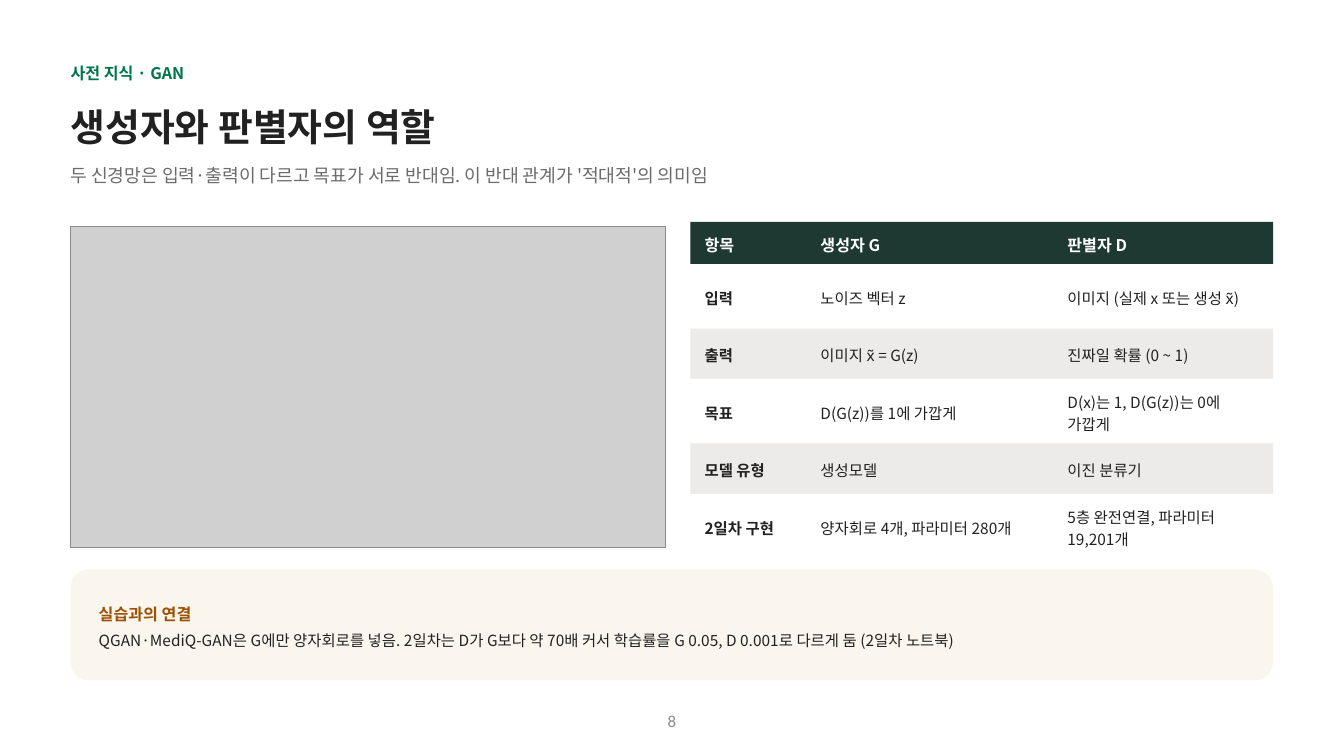
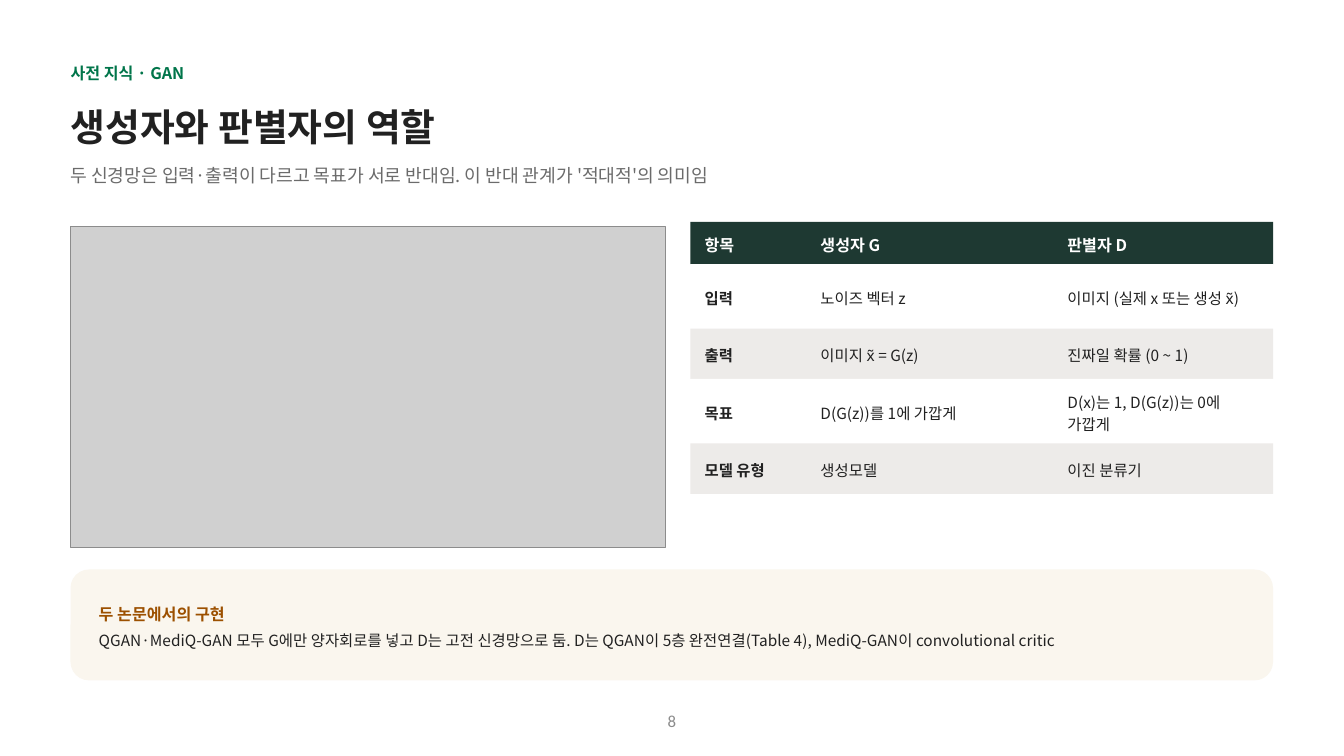
Before and after one commit to hyunhp/skin_disease_qml, a slide deck: slide 8 of practice/day1_slides/day1_theory_slides.pptx. Drawn at 1344x756 pixels with LibreOffice and Linux fonts; fonts in the diff are those of the drawing; grey boxes stand for pictures. Boxes give left, top, right and bottom in pixels: in the first picture for what was removed or moved away, otherwise in the second. Text is boxed around its words. In the diff, an @@ line names an element or a change of style, - is before the commit and + after.

```diff
--- a/practice/day1_slides/day1_theory_slides.pptx
+++ b/practice/day1_slides/day1_theory_slides.pptx
@@ rectangle removed at [691, 494, 1273, 559] @@
@@ text removed at [705, 521, 774, 536] @@
-2일차 구현
@@ text removed at [820, 521, 1012, 537] @@
-양자회로 4개, 파라미터 280개
@@ text removed at [1067, 510, 1215, 548] @@
-5층 완전연결, 파라미터 19,201개
@@ text at [99, 606, 1055, 649]: text changed @@
-실습과의 연결
-QGAN·MediQ-GAN은 G에만 양자회로를 넣음. 2일차는 D가 G보다 약 70배 커서 학습률을 G 0.05, D 0.001로 다르게 둠 (2일차 노트북)
+두 논문에서의 구현
+QGAN·MediQ-GAN 모두 G에만 양자회로를 넣고 D는 고전 신경망으로 둠. D는 QGAN이 5층 완전연결(Table 4), MediQ-GAN이 convolutional critic
```
Also in this commit, not shown: 10 other slides changed, 1 slide removed, 10 other files.
